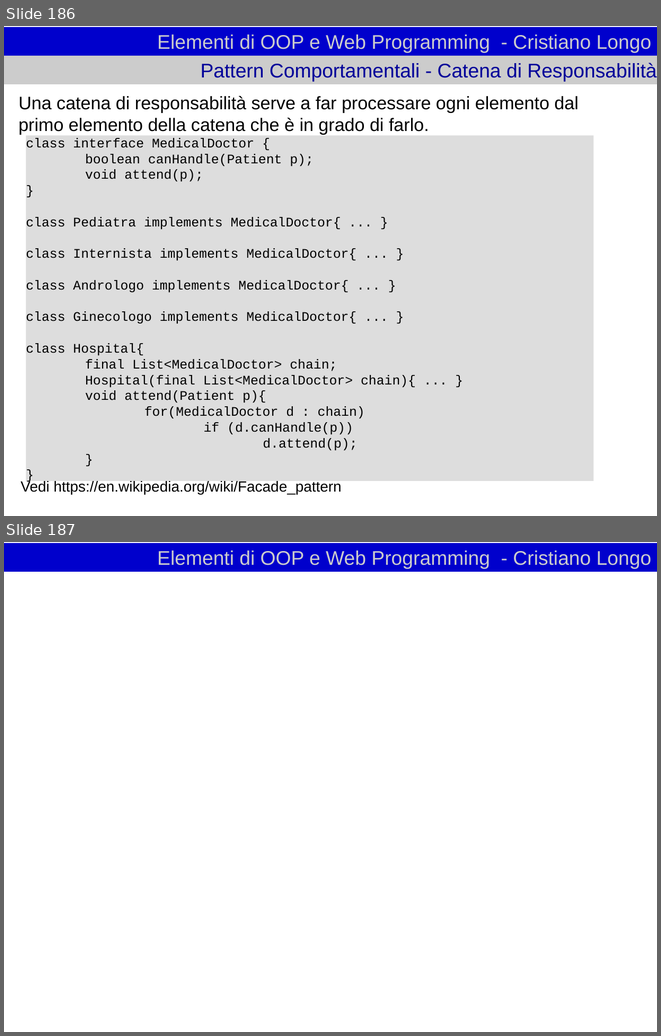
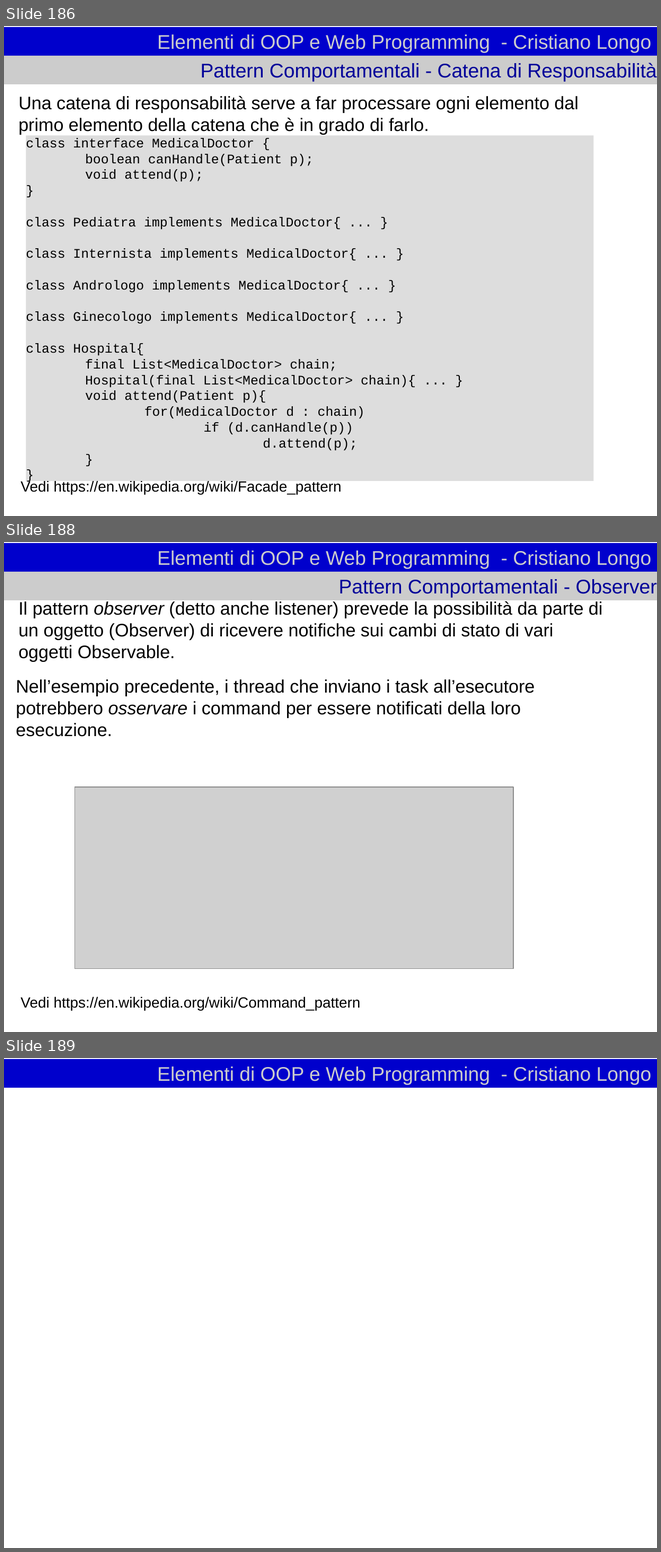
Before and after one commit to cristianolongoodhl/courses, a slide deck: JavaAndOOP/oopweb1.odp. Shown one above the other, each under a label of ours: slides 186 and 187 before the commit, slides 186, 188 and 189 after it; the slides between them are not shown. The pictures are 661x1036 and 661x1552 pixels, drawn with LibreOffice and Linux fonts; fonts in the diff are those of the drawing; grey boxes stand for pictures. Boxes give left, top, right and bottom in pixels: in the first picture for what was removed or moved away, otherwise in the second. Text is boxed around its words. In the diff, an @@ line names an element or a change of style, - is before the commit and + after.

```diff
--- a/JavaAndOOP/oopweb1.odp
+++ b/JavaAndOOP/oopweb1.odp
@@ slide 188 added at box(4, 542, 657, 1032), background #FFFFFF @@
@@ title added at box(4, 543, 657, 572), fill #0000CC, 24 pt, text #CCCCCC @@
+Elementi di OOP e Web Programming - Cristiano Longo
@@ title added at box(4, 572, 657, 600), fill #CCCCCC, 24 pt, text #000099 @@
+Pattern Comportamentali - Observer
@@ text added at box(18, 601, 603, 662), 22 pt, text #000000 @@
+Il pattern observer (detto anche listener) prevede la possibilità da parte di un oggetto (Observer) di ricevere notifiche sui cambi di stato di vari oggetti Observable.
@@ text added at box(16, 679, 535, 737), 22 pt, text #000000 @@
+Nell’esempio precedente, i thread che inviano i task all’esecutore potrebbero osservare i command per essere notificati della loro esecuzione.
@@ picture added at box(74, 787, 513, 969) @@
@@ text added at box(20, 996, 361, 1010), 18 pt, text #000000 @@
+Vedi https://en.wikipedia.org/wiki/Command_pattern
@@ what was slide 187 is now slide 189 @@
```
Also in this commit, not shown: 1 other slide added, 14 other files.
